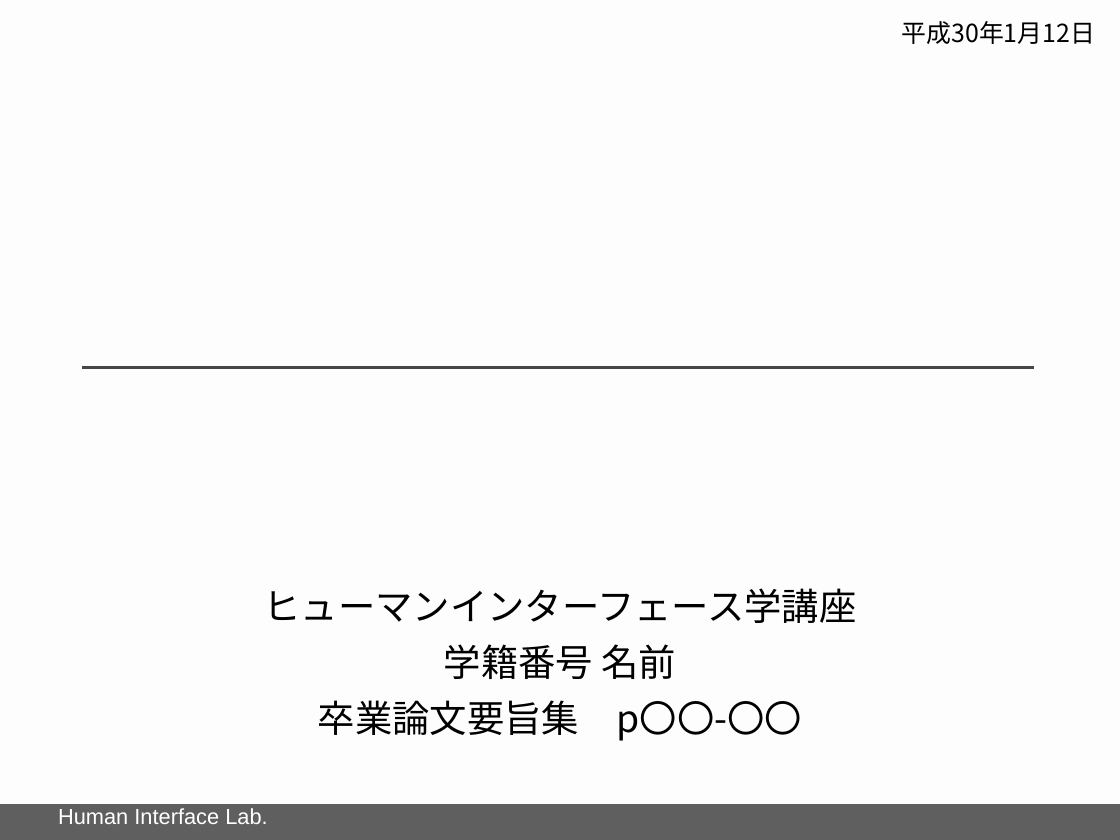
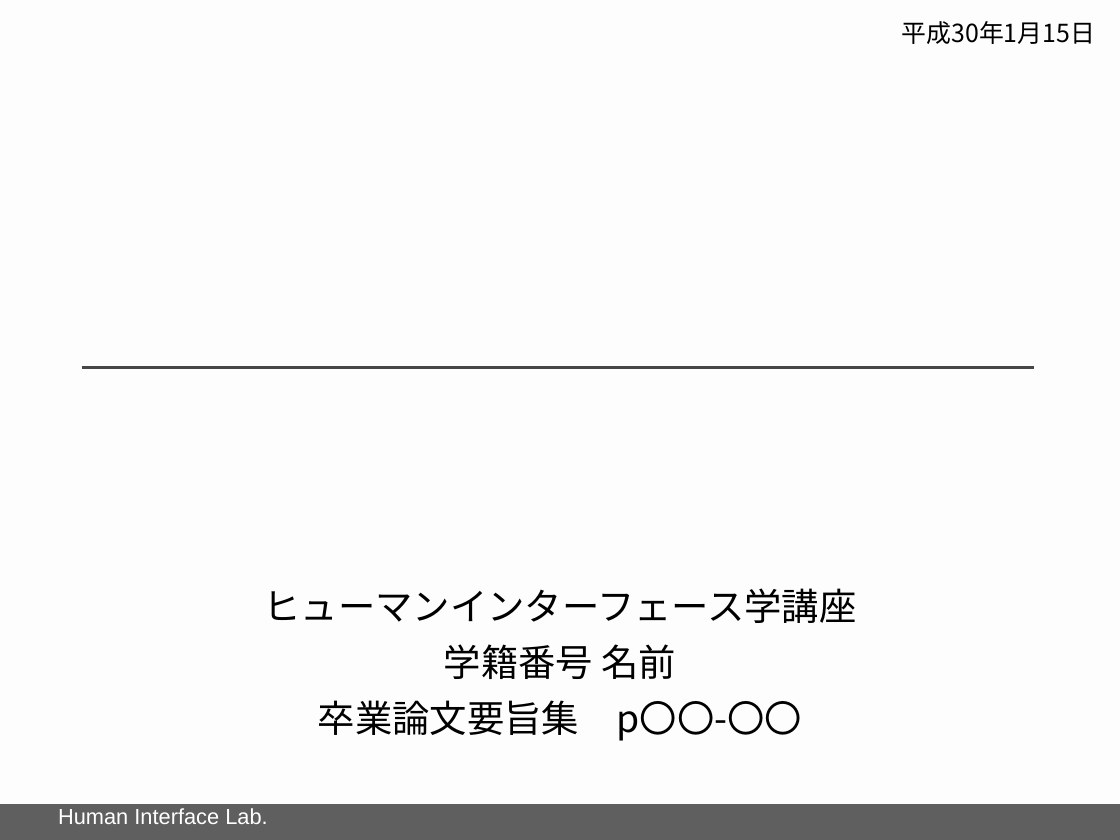
Before and after one commit to ysentam912/slide_template, a slide deck: slide 1 of スライドテンプレート_黒.pptx. Drawn at 1120x840 pixels with LibreOffice and Linux fonts; fonts in the diff are those of the drawing; background and template pictures are left out. Boxes give left, top, right and bottom in pixels: in the first picture for what was removed or moved away, otherwise in the second. Text is boxed around its words. In the diff, an @@ line names an element or a change of style, - is before the commit and + after.

```diff
--- a/スライドテンプレート_黒.pptx
+++ b/スライドテンプレート_黒.pptx
@@ text at (902, 21, 1095, 44): text changed @@
-平成30年1月12日
+平成30年1月15日
```
Also in this commit, not shown: 1 other file.
